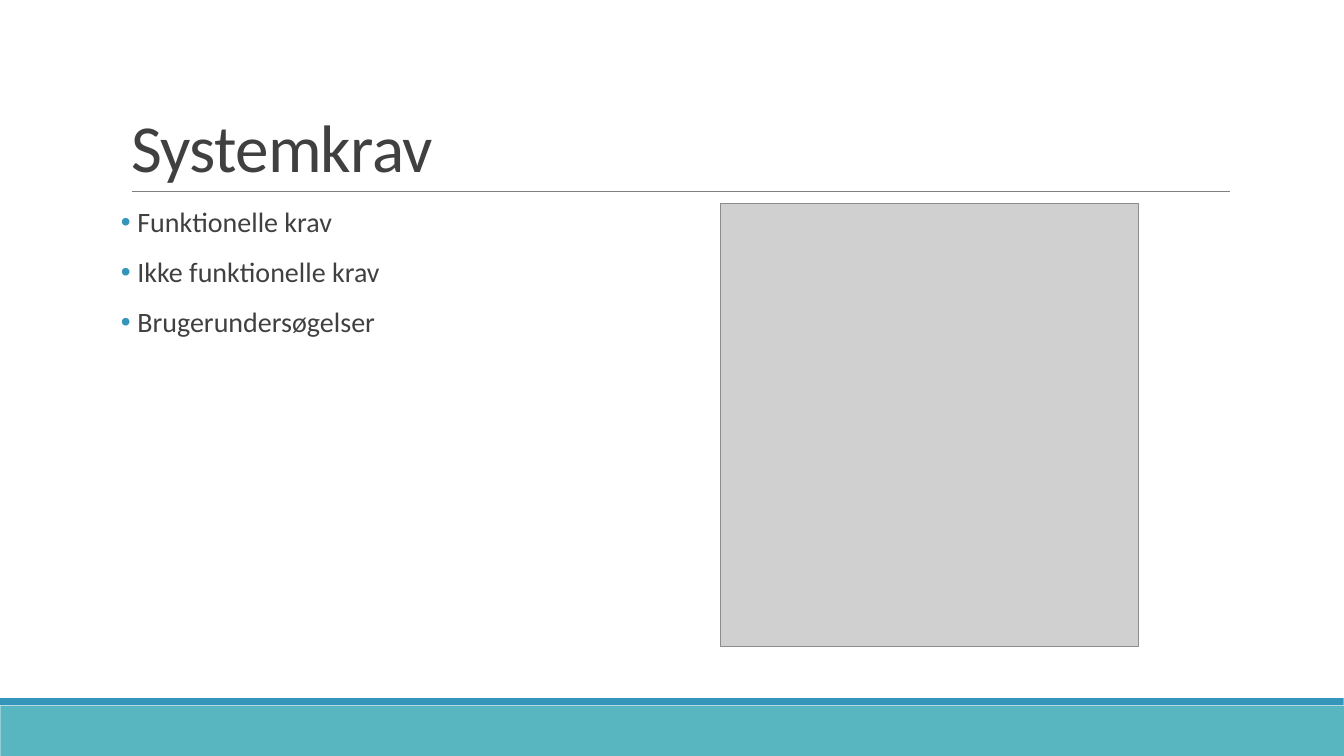
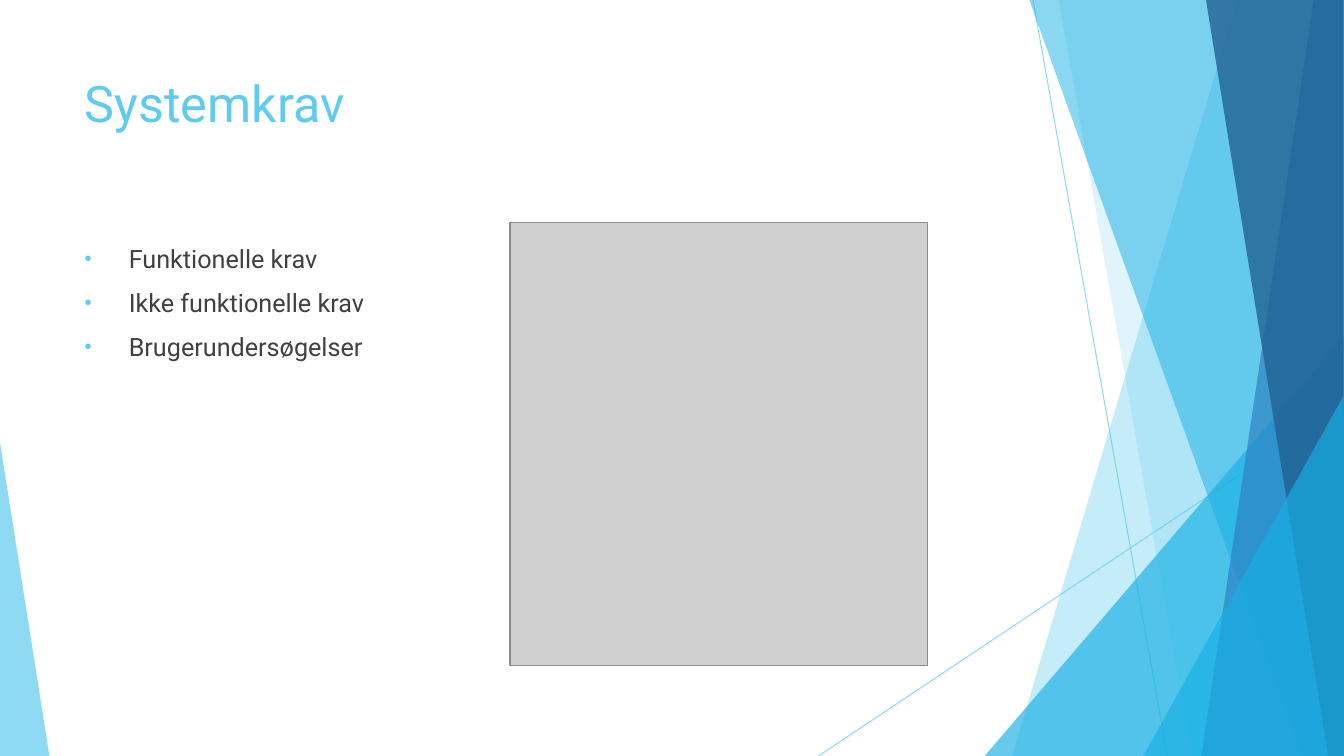
Before and after one commit to zeroregard/Automatic-Sonography, a slide deck: slide 11 of Præsentation_Eksamen.pptx. Drawn at 1344x756 pixels with LibreOffice and Linux fonts; fonts in the diff are those of the drawing; grey boxes stand for pictures. Boxes give left, top, right and bottom in pixels: in the first picture for what was removed or moved away, otherwise in the second. Text is boxed around its words. In the diff, an @@ line names an element or a change of style, - is before the commit and + after.

```diff
--- a/Præsentation_Eksamen.pptx
+++ b/Præsentation_Eksamen.pptx
@@ title "Systemkrav": place and size @@
-title "Systemkrav" at [131,125,433,183]
+title "Systemkrav" at [85,84,345,133]
@@ title "Systemkrav" at [85,84,345,133]: size 48 to 36 pt, font Calibri to Roboto, text colour #404040 to #5FCBEF, letter spacing -0.5 to 0 pt; line spacing 0.85 to 1; vertical alignment bottom to top @@
@@ line removed from (132, 192) to (1231, 192) @@
@@ text "Funktionelle krav": place and size @@
-text "Funktionelle krav" at [137,212,380,337]
+text "Funktionelle krav" at [129,249,365,362]
@@ text "Funktionelle krav" at [129,249,365,362]: size 20 to 18 pt, font Calibri to Roboto; indent changed; line spacing 0.9 to 1; less space between paragraphs; bullet colour #3494BA to #5FCBEF @@
@@ picture: place and size @@
-picture at [721,204,1139,647]
+picture at [510,223,929,666]
@@ group added at [0,0,1344,756]: 5 freeform shapes, 3 triangles, 2 lines @@
@@ rectangle removed at [0,706,1344,756] @@
@@ rectangle removed at [0,699,1344,706] @@
```
Also in this commit, not shown: 12 other slides changed, 1 slide added, 1 slide removed, 1 other file.
